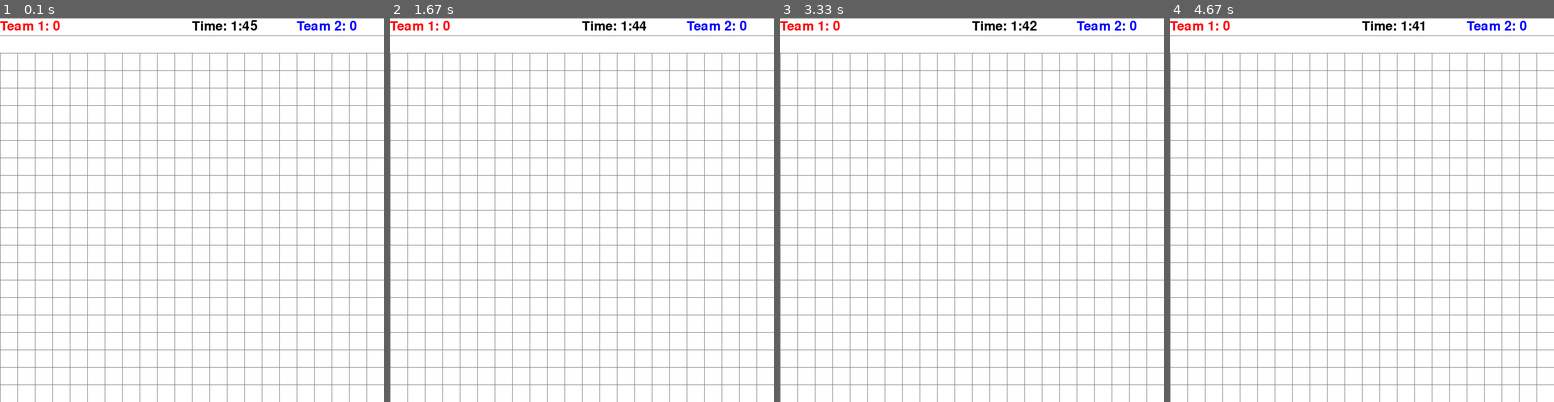
Above: before the commit, frames 1-4 (left to right).
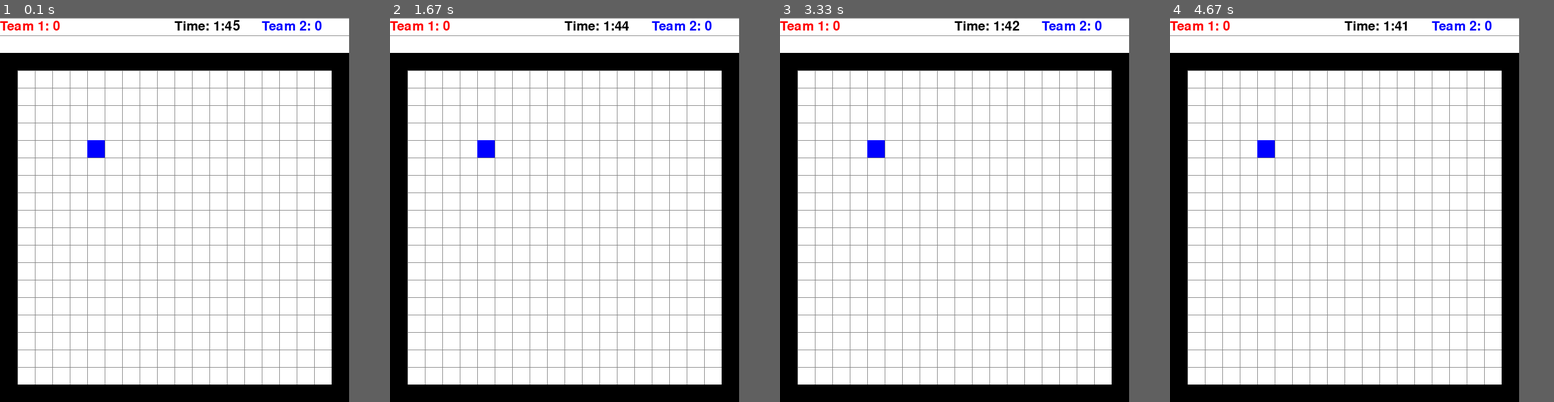
Above: after the commit, the same moments.

Repository: DocD-12/Blocks_n_Bots
Game: pygame game, started from main.py
Same seed, same stepped clock (60 frames per second), same inputs: the game is played once before the commit and once after it.
Inputs:
- Up to frame 1 (0.1 s): no input
- Up to frame 2 (1.67 s): no input
- Up to frame 3 (3.33 s): no input
- Up to frame 4 (4.67 s): no input
In our replay, the window is 704x704 before the commit and 640x704 after it. These sizes can differ from the game's own. Grey fills any space a smaller window leaves; there, only what the larger window draws over its background counts as a difference.

The runs differ from the first frame. In frame 1, 17% of the frame differs, in the area x 0-100%, y 0-100%; in frame 2, 17%; in frame 3, 17%; in frame 4, 17%.

Commit message:
FieldObject & Player added

Diff:
--- a/game.py
+++ b/game.py
@@ -1,6 +1,7 @@
 import pygame
 import random
 import time
+from player import *
 
 # Define the colors
 white = (255, 255, 255)
@@ -10,16 +11,18 @@
 blue = (0, 0, 255)
 grey = (127, 127, 127)
 
+
 class Game:
     def __init__(self, size, tile_size=32):
-        self.grid = [[-1 if (i == 0 or i == size - 1 or j == 0 or j == size -1) else 0
+        self.grid = [[-1 if (i == 0 or i == size - 1 or j == 0 or j == size - 1) else 0
                       for j in range(size)] for i in range(size)]
 
-        self.screen_width = (size + 2) * tile_size
+        self.screen_width = (size) * tile_size
         self.screen_height = (size + 2) * tile_size
         self.window = None
         self.tile_size = tile_size
         self.player_speed = 3 * tile_size
+        self.n = size
 
     def start(self):
         pygame.init()
@@ -30,20 +33,37 @@
         running = True
         start_time = time.time()
         game_duration = 105  # Время в секундах
+
+        walls = pygame.sprite.Group()
+        for i in range(self.n):
+            for j in range(self.n):
+                if self.grid[i][j] == -1:
+                    x = FieldObject(i, j, self.tile_size)
+                    walls.add(x)
+
+        all_sprites = pygame.sprite.Group()
+        x = Player(5, 5, self.tile_size, blue)
+        all_sprites.add(x)
+        # -------------------------------------------------------------------------------
         while running:
             for event in pygame.event.get():
                 if event.type == pygame.QUIT:
                     running = False
 
-            # Управление с клавиатуры для четвертого игрока
-            keys = pygame.key.get_pressed()
-            # player4.move(keys)
+            # Управление с клавиатуры
+            # keys = pygame.key.get_pressed()
 
             # Отображение игрового поля
             self.window.fill(white)
             self.draw()
+            walls.draw(self.window)
+            all_sprites.draw(self.window)
 
-            # Отображение ИИ ботов
+            # Отображение игроков
+            pass
+
+            # Отображение блоков
+
 
             # Отображение текущих очков
             font = pygame.font.Font(None, 36)
@@ -65,6 +85,7 @@
             if passed_time >= game_duration:
                 running = False
 
+    # ------------------------------------------------------------------------------
     def print_grid(self):
         print(*self.grid, sep='\n')
 
--- a/player.py
+++ b/player.py
@@ -1,9 +1,22 @@
-class Player:
-    def __init__(self, x, y, color):
+import pygame
+
+
+class FieldObject(pygame.sprite.Sprite):
+    def __init__(self, x, y, size):
+        super().__init__()
+        self.image = pygame.Surface((size, size))
+        self.image.fill((0, 0, 0))
+        self.rect = self.image.get_rect(topleft=(x * size, (y+2) * size))
+
+
+class Player(FieldObject):
+    def __init__(self, x, y, size, color):
+        super().__init__(x, y, size)
         self.x = x
         self.y = y
         self.color = color
-        self.radius = 25
-
-    def draw(self):
-        pygame.draw.circle(win, self.color, (self.x, self.y), self.radius)
+        if color == (255, 0, 0):
+            self.team = 'R'
+        elif color == (0, 0, 255):
+            self.team = 'B'
+        self.image.fill(self.color)
